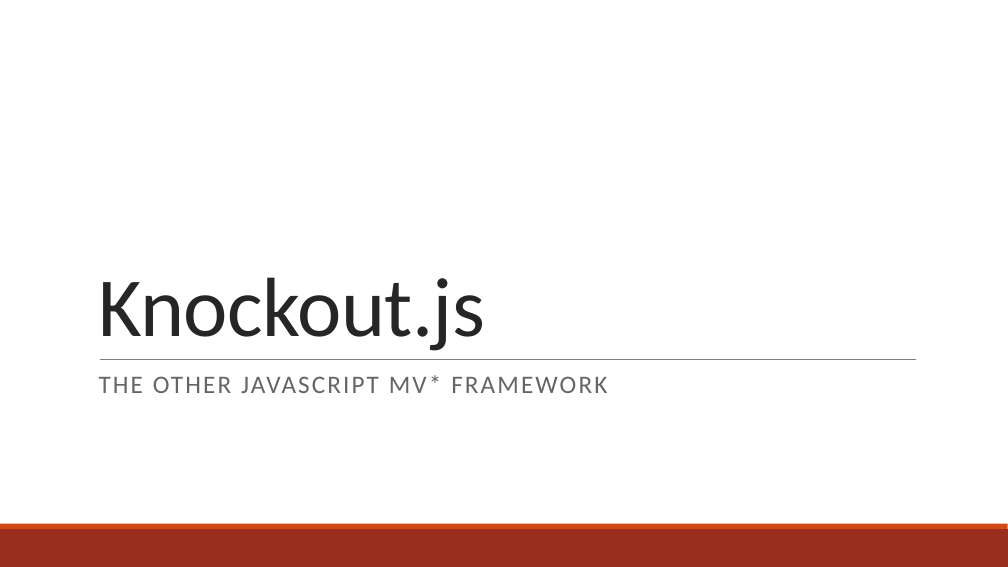
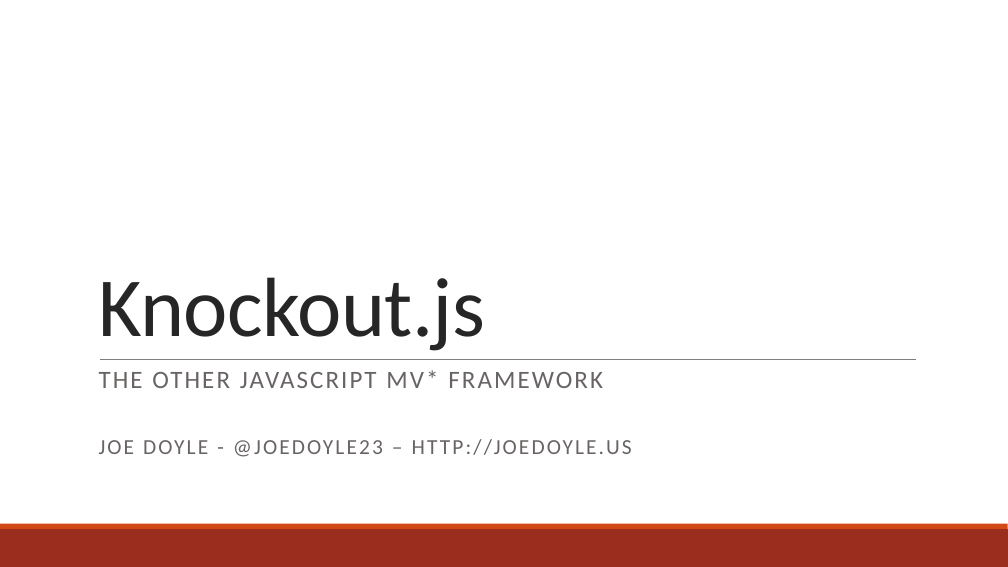
Before and after one commit to JoeDoyle23/IndyJS-Knockout, a slide deck: slide 1 of Knockout.pptx. Drawn at 1008x567 pixels with LibreOffice and Linux fonts; fonts in the diff are those of the drawing. Boxes give left, top, right and bottom in pixels: in the first picture for what was removed or moved away, otherwise in the second. Text is boxed around its words. In the diff, an @@ line names an element or a change of style, - is before the commit and + after.

Commit message:
Updated title page of slides

```diff
--- a/Knockout.pptx
+++ b/Knockout.pptx
@@ subtitle at [99,370,603,388]: size 24 to 23.8 pt in "THE OTHER JAVASCRIPT MV* FRAMEWORK"; line spacing 0.9 to 0.7 @@
@@ subtitle at [99,439,632,457]: paragraph added @@
+JOE DOYLE - @JOEDOYLE23 – HTTP://JOEDOYLE.US
```
